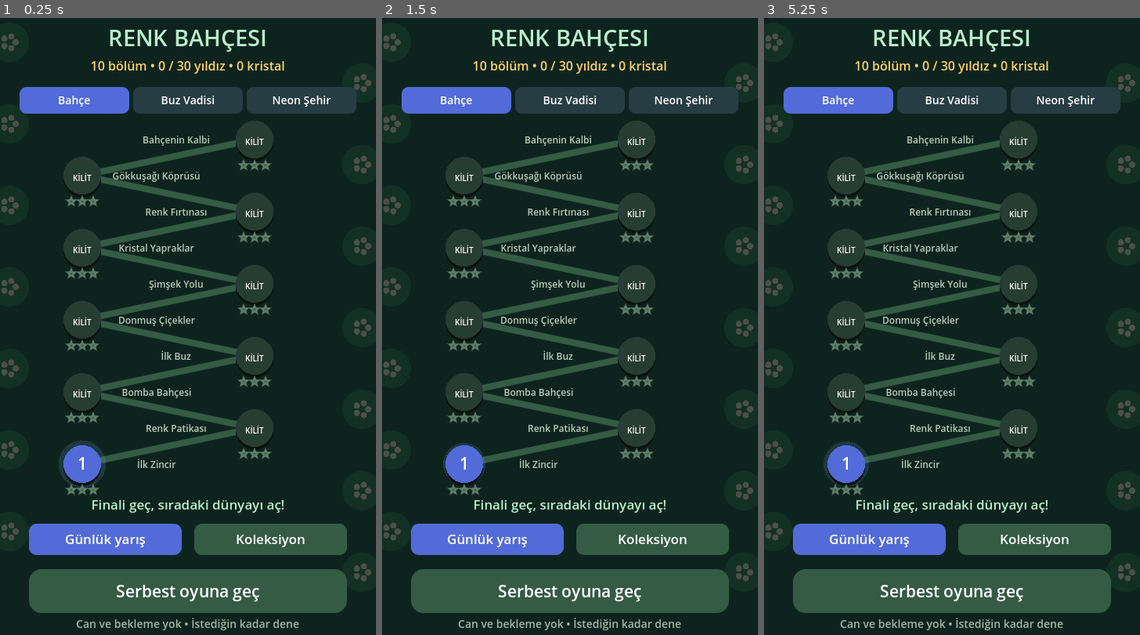
Above: before the commit, frames 1-3 (left to right).
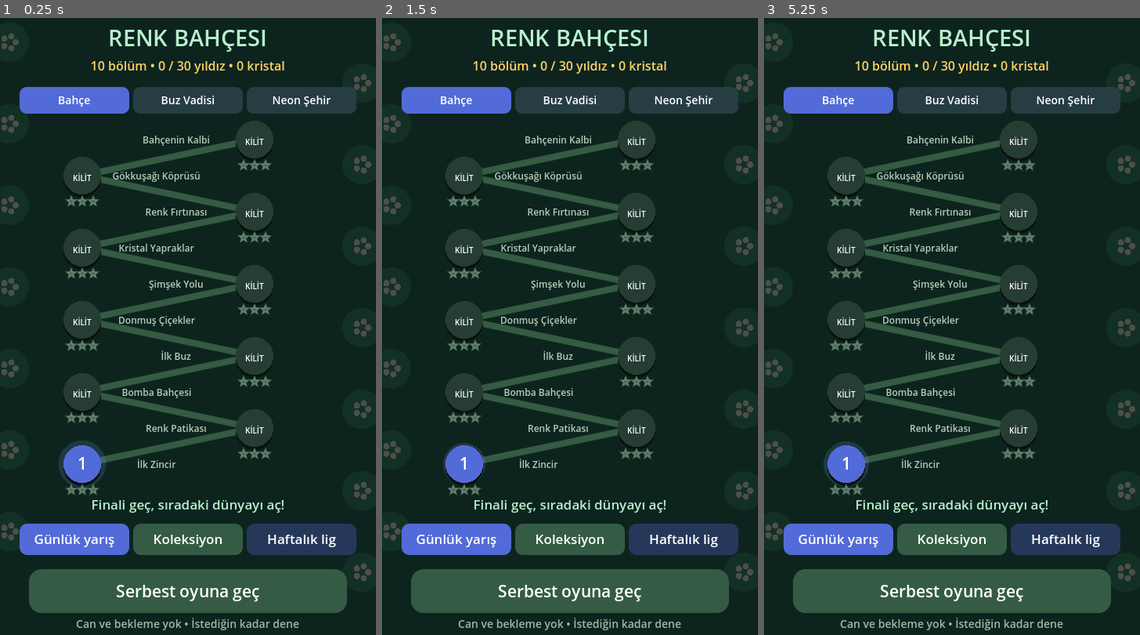
Above: after the commit, the same moments.

Repository: halilacikgozz/color-chain-game
Game: Godot game, scene res://scenes/main.tscn
The game is run twice, just before and just after one commit, with the same random seed, the same clock (stepped at 60 frames per second) and the same inputs.
Inputs (mouse positions are in pixels of both pictures, inside the frame that each line leads up to):
- Up to frame 1 (0.25 s): no input
- Up to frame 2 (1.5 s): tap Enter at 0.5 s; move the mouse to (652, 295) at 0.52 s; click (652, 295) at 0.67 s; tap Space at 1.25 s; drag from (494, 357) to (551, 449) at 1.27 s
- Up to frame 3 (5.25 s): tap Enter at 2, 3.5 s; move the mouse to (989, 190) at 2.02 s; click (989, 190) at 2.17 s; tap Space at 2.75, 4.25 s; drag from (933, 449) to (839, 233) at 2.77 s; move the mouse to (1064, 419) at 3.52 s; click (1064, 419) at 3.67 s; drag from (839, 233) to (895, 172) at 4.27 s; move the mouse to (970, 326) at 5.02 s; click (970, 326) at 5.17 s

The runs differ from the first frame. In frame 1, 2.8% of the frame differs, in the area x 5-95%, y 81-88%; in frame 2, 2.8%; in frame 3, 2.8%.

Commit message:
Make the real weekly league accessible directly from each world map

Diff:
--- a/scripts/game.gd
+++ b/scripts/game.gd
@@ -30,8 +30,9 @@
 ]
 const WORLD_NAMES := ["Renk Bahçesi", "Buz Vadisi", "Neon Şehir"]
 const WORLD_TABS := [Rect2(25, 95, 140, 34), Rect2(170, 95, 140, 34), Rect2(315, 95, 140, 34)]
-const DAILY_BUTTON := Rect2(37, 652, 195, 40)
-const COLLECTION_BUTTON := Rect2(248, 652, 195, 40)
+const DAILY_BUTTON := Rect2(25, 652, 140, 40)
+const COLLECTION_BUTTON := Rect2(170, 652, 140, 40)
+const LEAGUE_BUTTON := Rect2(315, 652, 140, 40)
 const EXTRA_LEVELS := [
  {"name":"Kar Kapısı","moves":26,"goal":700,"ice":8,"colors":3,"mission":"bomb","target":1},
  {"name":"Kristal Köprü","moves":27,"goal":850,"ice":10,"colors":3,"mission":"chain","target":7},
@@ -495,6 +496,12 @@
 				if Rect2(37, 180 + i * 95, 406, 80).has_point(pos): buy_cosmetic(i)
 		return
 	if map_open:
+		if LEAGUE_BUTTON.has_point(pos):
+			map_open = false
+			league_open = true
+			league_message = "Lig yükleniyor…"
+			competition_client.send({"action":"leaderboard"})
+			return
 		for i in 3:
 			if WORLD_TABS[i].has_point(pos): world_page = i
 		if DAILY_BUTTON.has_point(pos):
@@ -965,6 +972,8 @@
 	text("Finali geç, sıradaki dünyayı aç!", 634, 17, Color("b8f0cc"))
 	box(DAILY_BUTTON, Color("526bd8"), 10)
 	box(COLLECTION_BUTTON, Color("355b44"), 10)
+	box(LEAGUE_BUTTON, Color("25385a"), 10)
+	label_at("Haftalık lig", LEAGUE_BUTTON.get_center() + Vector2(0, 6), 17, Color.WHITE)
 	label_at("Günlük yarış", DAILY_BUTTON.get_center() + Vector2(0, 6), 17, Color.WHITE)
 	label_at("Koleksiyon", COLLECTION_BUTTON.get_center() + Vector2(0, 6), 17, Color.WHITE)
 	box(PROFILE_BACK, Color("355b44"))
